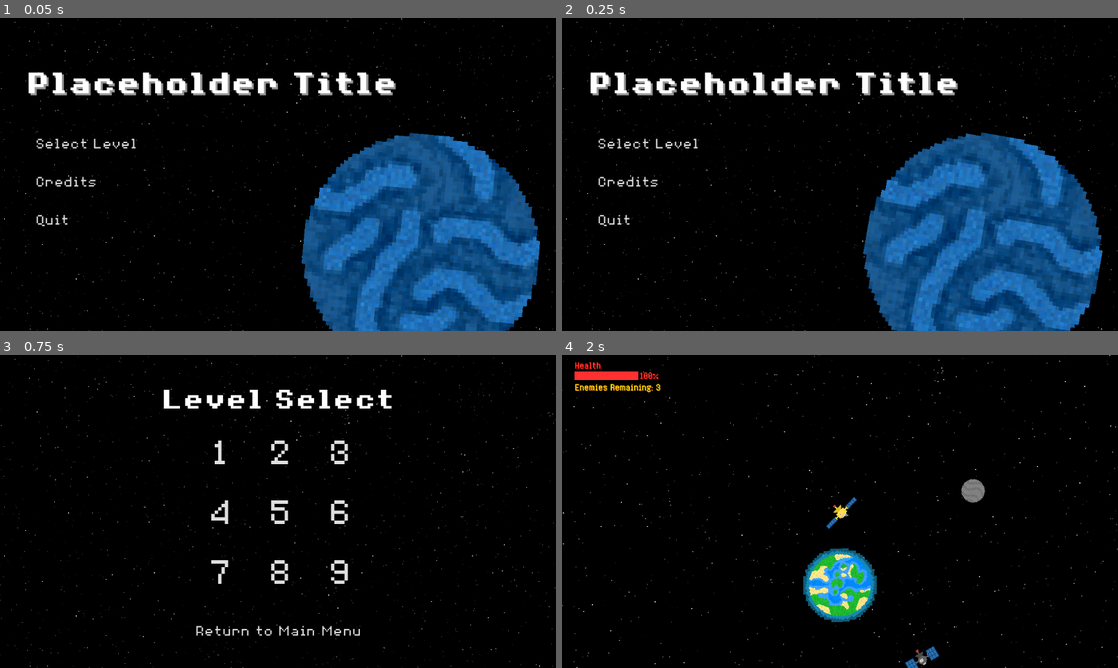
Above: before the commit, frames 1-4 (two rows, left to right).
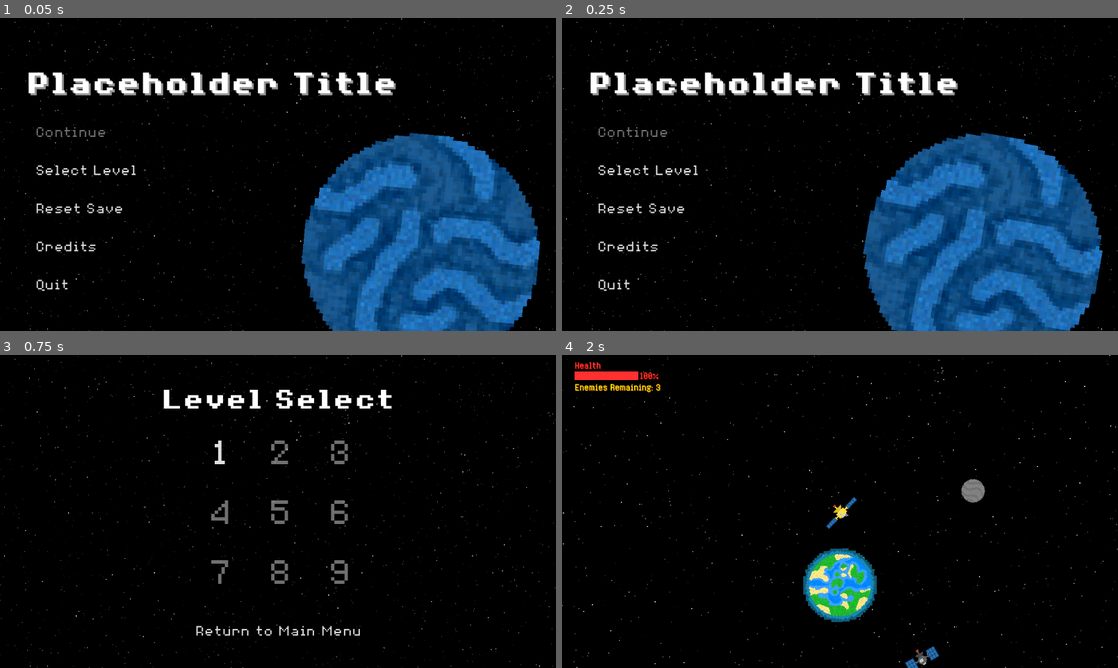
Above: after the commit, the same moments.

Repository: Birb-Games/gmtk-2025
Game: Godot game, scene res://scenes/main.tscn
Same seed, same stepped clock (60 frames per second), same inputs: the game is played once before the commit and once after it.
Inputs:
- Up to frame 1 (0.05 s): no input
- Up to frame 2 (0.25 s): no input
- Up to frame 3 (0.75 s): click "Select Level" at 0.5 s
- Up to frame 4 (2 s): click "1" at 1.25 s

The runs differ from the first frame. In frame 1, 1.2% of the frame differs, in the area x 6-25%, y 34-88%; in frame 2, 1.2%; in frame 3, 0.9%; in frame 4, nothing differs.

Commit message:
Added saves (stores current level and total levels unlocked)

Diff:
--- a/assets/theme.tres
+++ b/assets/theme.tres
@@ -1,6 +1,13 @@
-[gd_resource type="Theme" load_steps=3 format=3 uid="uid://ca4fjx3thf2g7"]
+[gd_resource type="Theme" load_steps=4 format=3 uid="uid://ca4fjx3thf2g7"]
 
 [ext_resource type="FontFile" uid="uid://b83lr4reqbm0y" path="res://assets/fonts/8BitOperator/8bitOperatorPlus8-Regular.ttf" id="1_5x3i2"]
+
+[sub_resource type="StyleBoxFlat" id="StyleBoxFlat_5x3i2"]
+content_margin_left = 5.0
+content_margin_top = 5.0
+content_margin_right = 5.0
+content_margin_bottom = 5.0
+bg_color = Color(0, 0, 0, 0)
 
 [sub_resource type="StyleBoxFlat" id="StyleBoxFlat_l6cm7"]
 content_margin_left = 5.0
@@ -12,4 +19,5 @@
 [resource]
 default_font = ExtResource("1_5x3i2")
 default_font_size = 32
+Button/styles/disabled = SubResource("StyleBoxFlat_5x3i2")
 Button/styles/normal = SubResource("StyleBoxFlat_l6cm7")
--- a/scenes/main_menu.tscn
+++ b/scenes/main_menu.tscn
@@ -104,16 +104,29 @@
 anchor_right = 0.5
 anchor_bottom = 0.5
 offset_left = -508.0
-offset_top = -100.0
+offset_top = -124.0
 offset_right = -258.0
-offset_bottom = 133.0
+offset_bottom = 267.0
 grow_horizontal = 2
 grow_vertical = 2
+
+[node name="Continue" type="Button" parent="VBoxContainer"]
+custom_minimum_size = Vector2(250, 75)
+layout_mode = 2
+text = "Continue"
+alignment = 0
 
 [node name="SelectLevel" type="Button" parent="VBoxContainer"]
 custom_minimum_size = Vector2(250, 75)
 layout_mode = 2
 text = "Select Level"
+alignment = 0
+
+[node name="ResetSave" type="Button" parent="VBoxContainer"]
+custom_minimum_size = Vector2(250, 75)
+layout_mode = 2
+theme_override_colors/font_hover_color = Color(1, 0, 0, 1)
+text = "Reset Save"
 alignment = 0
 
 [node name="Credits" type="Button" parent="VBoxContainer"]
@@ -128,6 +141,8 @@
 text = "Quit"
 alignment = 0
 
+[connection signal="pressed" from="VBoxContainer/Continue" to="." method="_on_continue_pressed"]
 [connection signal="pressed" from="VBoxContainer/SelectLevel" to="." method="_on_select_level_pressed"]
+[connection signal="pressed" from="VBoxContainer/ResetSave" to="." method="_on_reset_save_pressed"]
 [connection signal="pressed" from="VBoxContainer/Credits" to="." method="_on_credits_pressed"]
 [connection signal="pressed" from="VBoxContainer/Quit" to="." method="_on_quit_pressed"]
--- a/scripts/hud.gd
+++ b/scripts/hud.gd
@@ -12,6 +12,8 @@
 
 const BUTTON_DELAY: float = 1.0
 var screen_button_timer: float = 0.0
+var has_advanced_level: bool = false
+
 func activate_screen(screen: ColorRect) -> void:
 	if !screen.visible:
 		screen.get_node("VBoxContainer2").hide()
@@ -71,8 +73,13 @@
 		if !$PauseScreen.visible:
 			activate_screen($WinScreen)
 			get_tree().paused = false
+			if !has_advanced_level and $/root/Main.current_level == $/root/Main.levels_unlocked:
+				$/root/Main.unlock_next_level()
+				$/root/Main.update_current_level(true)
+			has_advanced_level = true
 		else:
 			$WinScreen.hide()
+			has_advanced_level = false
 
 	# Handle pausing
 	if Input.is_action_just_pressed("ui_cancel") and !$WinScreen.visible:
@@ -83,6 +90,8 @@
 	var level = get_node_or_null("/root/Main/Level")
 	if level:
 		level.queue_free()
+
+	$/root/Main/GUI/MainMenu.update_continue_button_enabled()
 	$/root/Main/GUI/MainMenu.show()
 	get_tree().paused = false
 	reset()
--- a/scripts/level_select.gd
+++ b/scripts/level_select.gd
@@ -18,11 +18,17 @@
 				button.name = level
 				button.set_script(level_select_button_script)
 				button.level_num = int(level_number)
+				button.disabled = level_number.to_int() > $/root/Main.levels_unlocked
 				$GridContainer.add_child(button)
 
 	var viewport_size = get_viewport_rect().size
 	$GridContainer.global_position.x = viewport_size.x / 2.0 - $GridContainer.columns * LevelSelectButton.BUTTON_SIZE / 2.0
 
+func update_unlocked_levels() -> void:
+	for button in $GridContainer.get_children():
+		button.disabled = button.level_num > $/root/Main.levels_unlocked
+
 func _on_return_to_main_pressed() -> void:
+	main_menu.update_continue_button_enabled()
 	main_menu.show()
 	hide()
--- a/scripts/main.gd
+++ b/scripts/main.gd
@@ -3,6 +3,37 @@
 class_name Main
 
 var current_level: int = 1
+
+var save: ConfigFile = ConfigFile.new()
+var levels_unlocked = 1
+var has_watched_cutscene: bool = false
+
+func _ready() -> void:
+	if save.load("user://save.cfg") == OK:
+		levels_unlocked = save.get_value("", "levels_unlocked", 1)
+		current_level = save.get_value("", "current_level", 1)
+		has_watched_cutscene = save.get_value("", "has_watched_cutscene", false)
+
+	$/root/Main/GUI/MainMenu.update_continue_button_enabled()
+
+func unlock_next_level() -> void:
+	levels_unlocked += 1
+	save.set_value("", "levels_unlocked", levels_unlocked)
+	save.save("user://save.cfg")
+
+func update_current_level(next_level: bool = false) -> void:
+	if next_level:
+		current_level += 1
+	save.set_value("", "current_level", current_level)
+	save.save("user://save.cfg")
+
+func reset_save() -> void:
+	levels_unlocked = 1
+	current_level = 1
+	save.set_value("", "levels_unlocked", levels_unlocked)
+	save.set_value("", "current_level", current_level)
+	save.save("user://save.cfg")
+	$/root/Main/GUI/MainMenu.update_continue_button_enabled()
 
 func load_level() -> void:
 	# Clear the previous level
@@ -17,3 +48,5 @@
 		add_child(level.instantiate())
 	else:
 		$GUI/WinScreen.show()
+
+	update_current_level()
--- a/scripts/main_menu.gd
+++ b/scripts/main_menu.gd
@@ -8,8 +8,12 @@
 	if OS.get_name() == "HTML5":
 		$VBoxContainer/Quit.hide()
 
+func update_continue_button_enabled() -> void:
+	$VBoxContainer/Continue.disabled = $/root/Main.levels_unlocked == 1
+
 func _on_select_level_pressed() -> void:
 	hide()
+	level_select.update_unlocked_levels()
 	level_select.show()
 
 func _on_credits_pressed() -> void:
@@ -18,3 +22,10 @@
 
 func _on_quit_pressed() -> void:
 	get_tree().quit()
+
+func _on_continue_pressed() -> void:
+	$/root/Main.load_level()
+	$/root/Main/GUI/MainMenu.hide()
+
+func _on_reset_save_pressed() -> void:
+	$/root/Main.reset_save()
